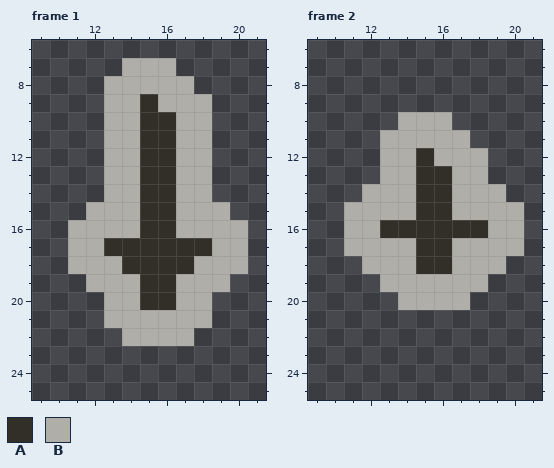
Edited in one commit: pixel-art file (assets/spells/knife.aseprite). That is the earlier state.
32x32 pixels, 8 frames. Shown: frame 1: x 9..21, y 6..25; frame 2: x 9..21, y 6..25. The commit also changed other frames, which this record leaves out.
Palette (. is transparent): A #312f28  B #b0aea9
Pixels before, frame 1, first column x 11:
 7 ...BBB....
 8 ..BBBBB...
 9 ..BBABBB..
10 ..BBAABB..
11 ..BBAABB..
12 ..BBAABB..
13 ..BBAABB..
14 ..BBAABB..
15 .BBBAABBB.
16 BBBBAABBBB
17 BBAAAAAABB
18 BBBAAAABBB
19 .BBBAABBB.
20 ..BBAABB..
21 ..BBBBBB..
22 ...BBBB...
Pixels before, frame 2, first column x 11:
10 ...BBB....
11 ..BBBBB...
12 ..BBABBB..
13 ..BBAABB..
14 .BBBAABBB.
15 BBBBAABBBB
16 BBAAAAAABB
17 BBBBAABBBB
18 .BBBAABBB.
19 ..BBBBBB..
20 ...BBBB...
And afterwards:
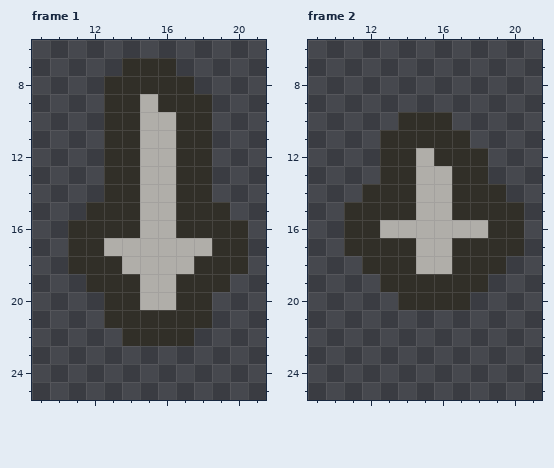
Log entry: Added knife throwing hand animation
From old to new:
colour A: #312f28 -> #b0aea9
colour B: #b0aea9 -> #312f28
